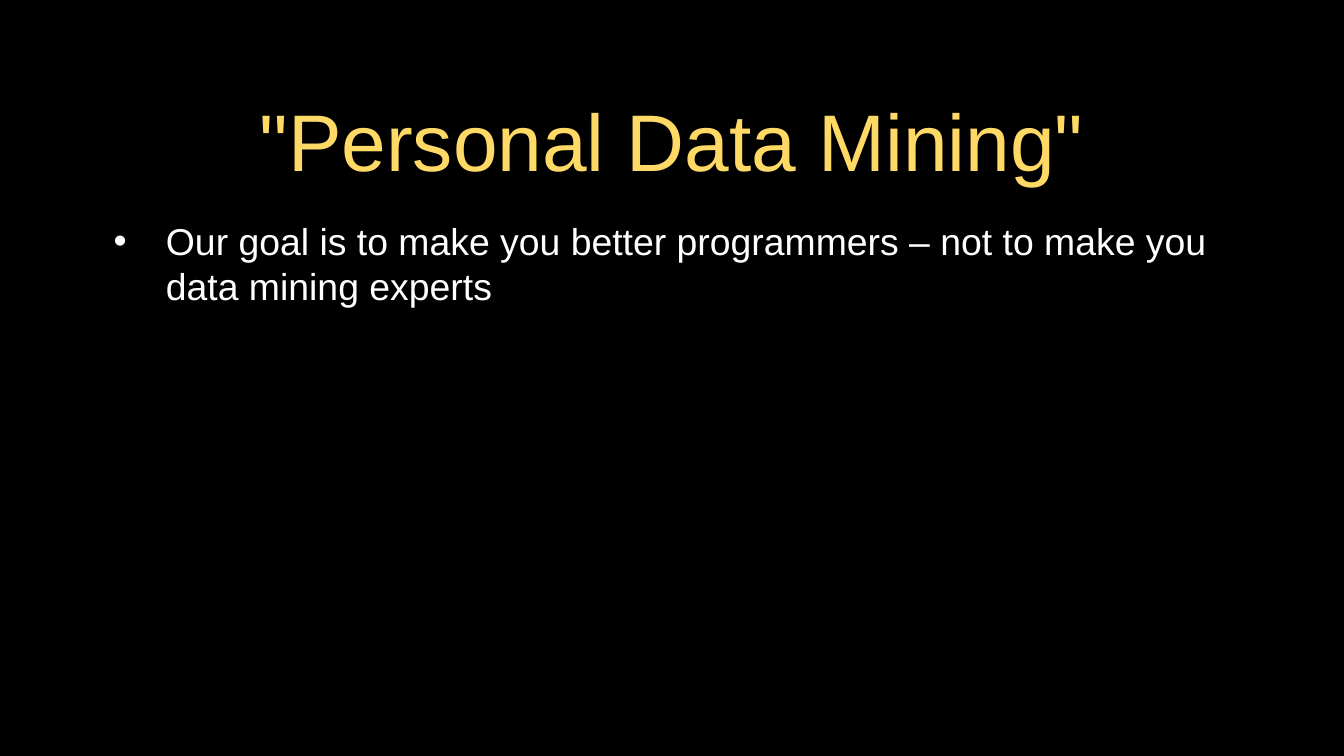
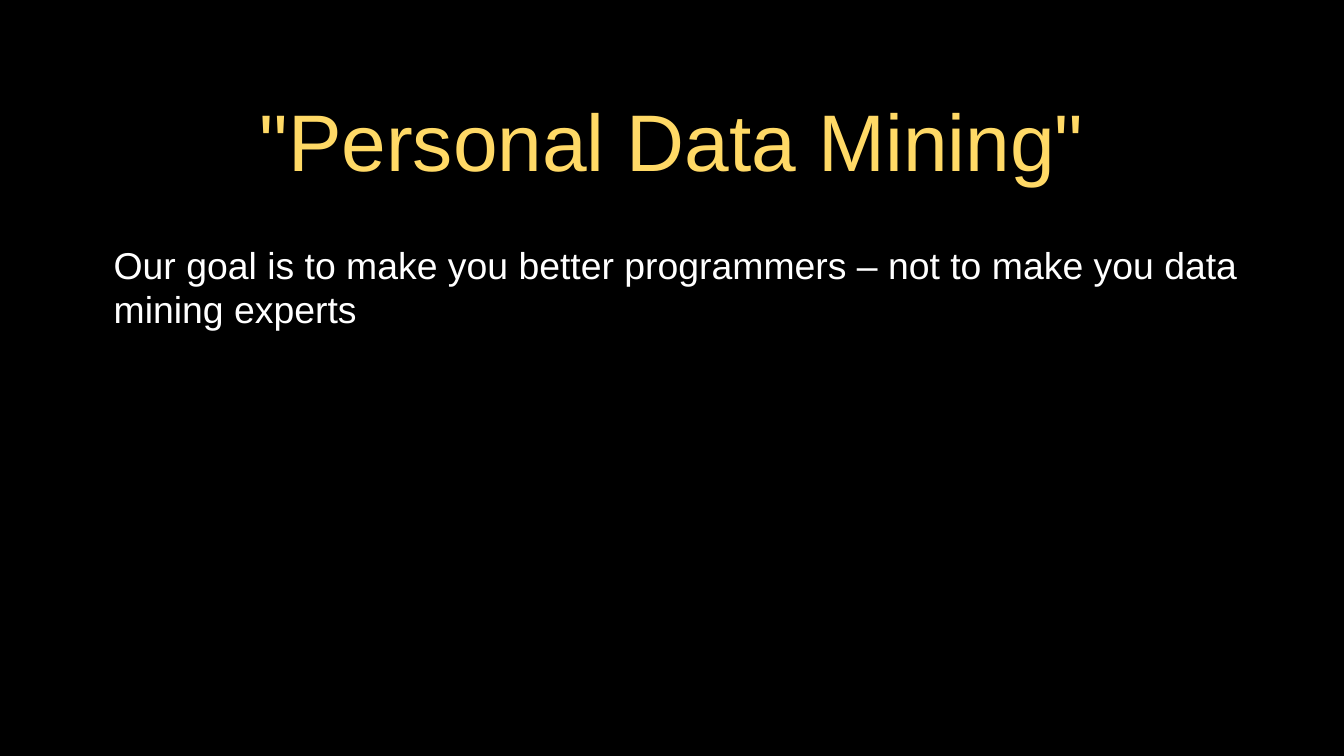
Before and after one commit to csev/py4e, a slide deck: slide 4 of lectures3/Pythonlearn-16-Data-Viz.pptx. Drawn at 1344x756 pixels with LibreOffice and Linux fonts; fonts in the diff are those of the drawing. Boxes give left, top, right and bottom in pixels: in the first picture for what was removed or moved away, otherwise in the second. Text is boxed around its words. In the diff, an @@ line names an element or a change of style, - is before the commit and + after.

```diff
--- a/lectures3/Pythonlearn-16-Data-Viz.pptx
+++ b/lectures3/Pythonlearn-16-Data-Viz.pptx
@@ text "Our goal is to make ...": place and size @@
-text "Our goal is to make ..." at [166,228,1206,308]
+text "Our goal is to make ..." at [114,252,1237,331]
@@ text "Our goal is to make ..." at [114,252,1237,331]: bullet • to none @@
```
Also in this commit, not shown: 11 other slides changed.
